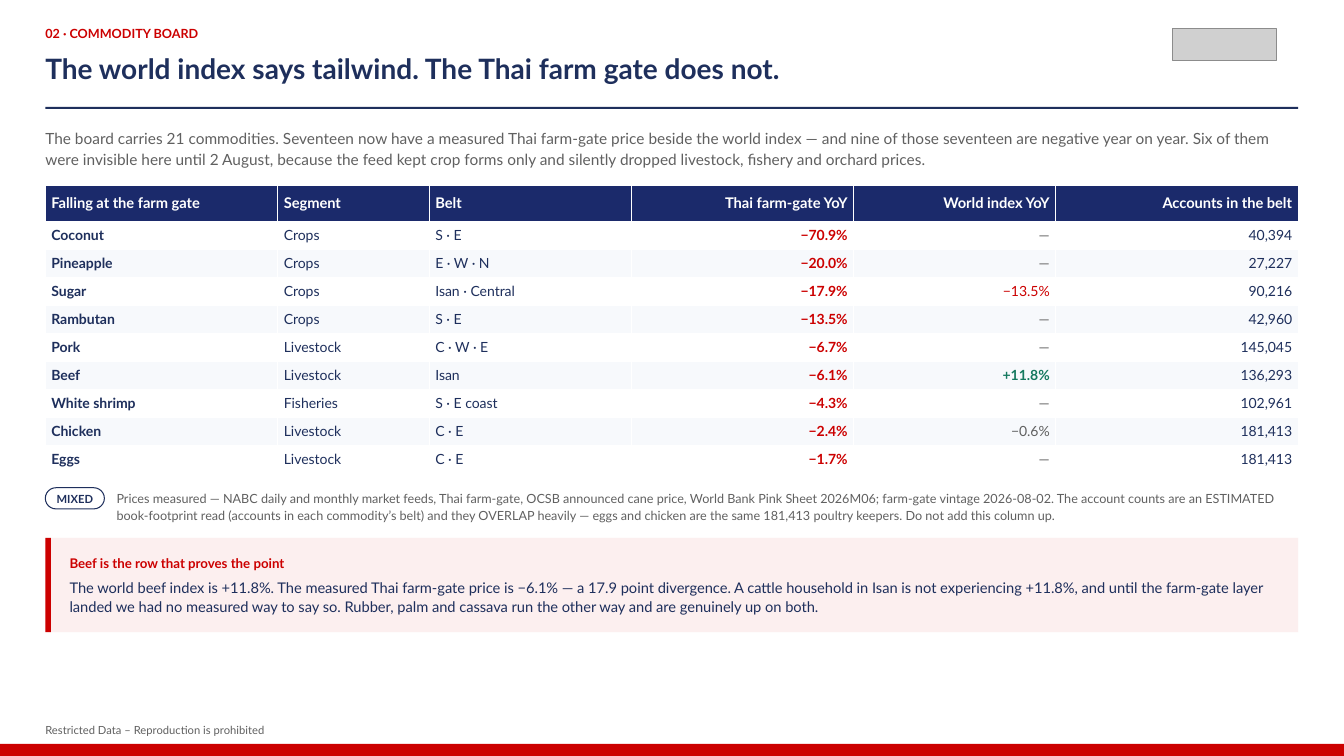
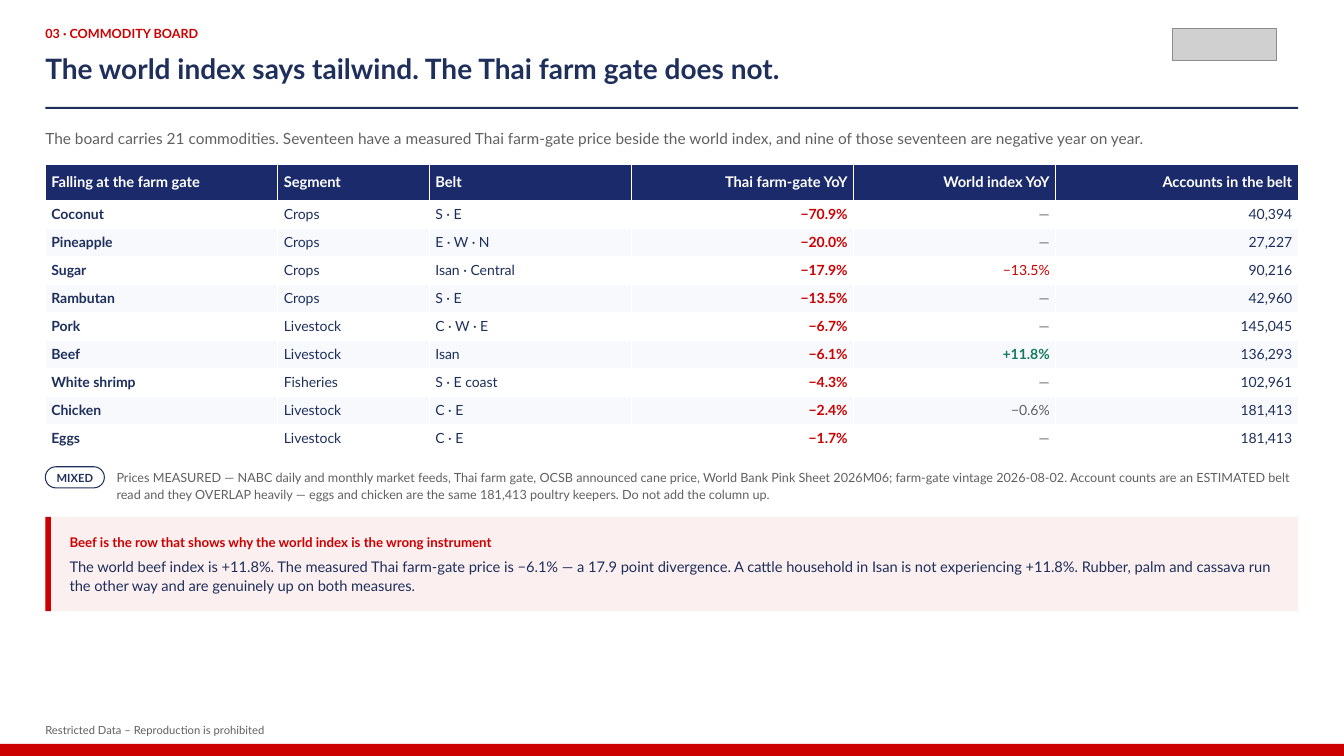
Before and after one commit to kaustavb2101/competitive-intel, a slide deck: slide 5 of docs/decks/mcom-2026-08-05-macro.pptx (slide 4 before the commit). Drawn at 1344x756 pixels with LibreOffice and Linux fonts; fonts in the diff are those of the drawing; grey boxes stand for pictures. Boxes give left, top, right and bottom in pixels: in the first picture for what was removed or moved away, otherwise in the second. Text is boxed around its words. In the diff, an @@ line names an element or a change of style, - is before the commit and + after.

```diff
--- a/docs/decks/mcom-2026-08-05-macro.pptx
+++ b/docs/decks/mcom-2026-08-05-macro.pptx
@@ text at (45,132,1143,147): text changed @@
-The board carries 21 commodities. Seventeen now have a measured Thai farm-gate price beside the world index — and nine of those seventeen are negative year on year. Six of them were invisible here until 2 August, because the feed kept crop forms only and silently dropped livestock, fishery and orchard prices.
+The board carries 21 commodities. Seventeen have a measured Thai farm-gate price beside the world index, and nine of those seventeen are negative year on year.
@@ text at (117,472,1289,502): text changed @@
-Prices measured — NABC daily and monthly market feeds, Thai farm-gate, OCSB announced cane price, World Bank Pink Sheet 2026M06; farm-gate vintage 2026-08-02. The account counts are an ESTIMATED book-footprint read (accounts in each commodity’s belt) and they OVERLAP heavily — eggs and chicken are the same 181,413 poultry keepers. Do not add this column up.
+Prices MEASURED — NABC daily and monthly market feeds, Thai farm gate, OCSB announced cane price, World Bank Pink Sheet 2026M06; farm-gate vintage 2026-08-02. Account counts are an ESTIMATED belt read and they OVERLAP heavily — eggs and chicken are the same 181,413 poultry keepers. Do not add the column up.
@@ 2 rectangles, 1 table, 1 text, 1 rounded rectangle: place and size @@
-2 rectangles, 1 table, 1 text, 1 rounded rectangle at (45,186,1299,632)
+2 rectangles, 1 table, 1 text, 1 rounded rectangle at (45,164,1299,611)
@@ text at (70,537,492,550): text changed @@
-Beef is the row that proves the point
+Beef is the row that shows why the world index is the wrong instrument
@@ text at (70,561,1271,594): text changed @@
-The world beef index is +11.8%. The measured Thai farm-gate price is −6.1% — a 17.9 point divergence. A cattle household in Isan is not experiencing +11.8%, and until the farm-gate layer landed we had no measured way to say so. Rubber, palm and cassava run the other way and are genuinely up on both.
+The world beef index is +11.8%. The measured Thai farm-gate price is −6.1% — a 17.9 point divergence. A cattle household in Isan is not experiencing +11.8%. Rubber, palm and cassava run the other way and are genuinely up on both measures.
```
Also in this commit, not shown: 6 other slides changed, 12 slides added, 4 slides removed, 3 other files.
